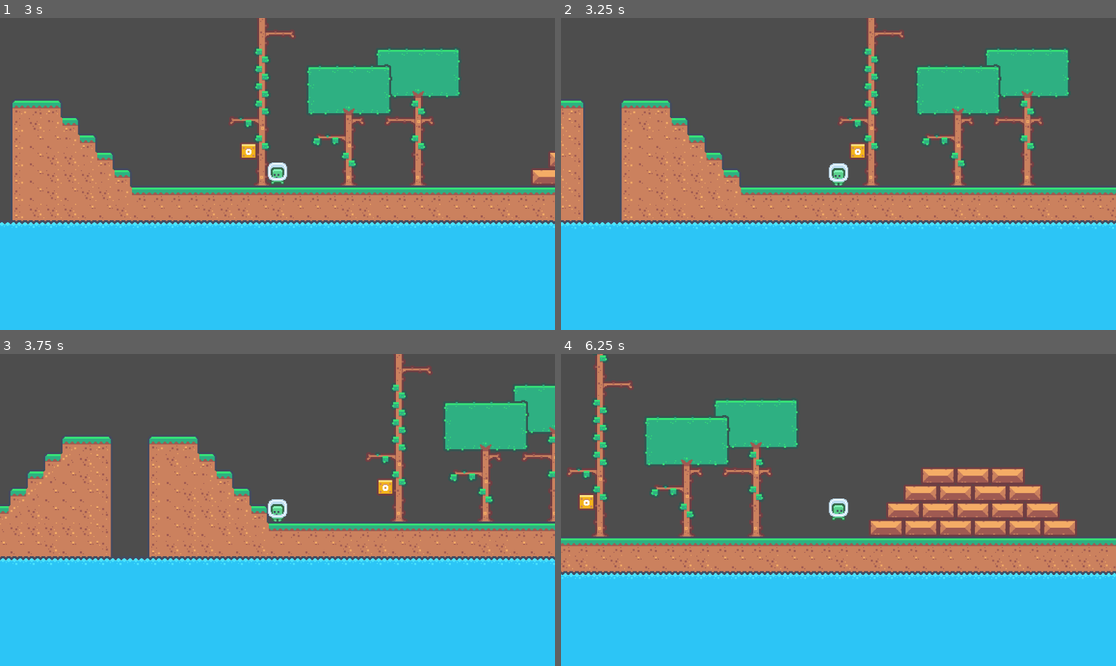
Above: before the commit, frames 1-4 (two rows, left to right).
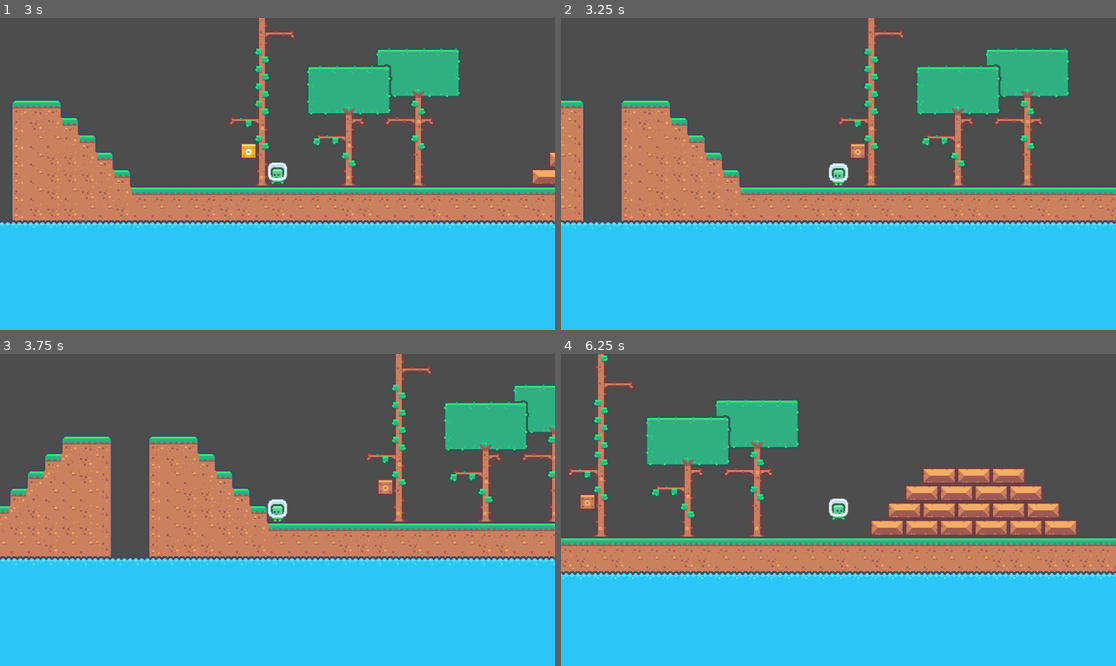
Above: after the commit, the same moments.

Repository: philipheindel/GodotPlatformer
Game: Godot game, scene res://tile_map.tscn
Two runs of this game, one before a commit and one after it. Both use one fixed random seed, a clock stepped at 60 frames per second and the inputs below.
Inputs:
- Up to frame 1 (3 s): tap Enter (ui_accept) at 0.5, 0.77, 1.52 s; hold Right (ui_right) 0.53-2.03 s; hold Left (ui_left) from 2.03 s (still down)
- Up to frame 2 (3.25 s): keep holding Left (ui_left); tap Enter (ui_accept) at 3.02 s
- Up to frame 3 (3.75 s): keep holding Left (ui_left)
- Up to frame 4 (6.25 s): tap Enter (ui_accept) at 3.77, 4.52, 6.02 s; release Left (ui_left) at 4.28 s; hold Right (ui_right) from 4.28 s (still down)

Frame 1 is identical in both runs. In frame 2, 0.1% of the frame differs, in the area x 52-55%, y 40-45%; in frame 3, 0.1%; in frame 4, 3.6%, in the area x 0-100%, y 0-72%.

Commit message:
Started implementing the script backend of the coin_block

Diff:
--- /dev/null
+++ b/entities/coin_block/coin_block.gd
@@ -0,0 +1,13 @@
+extends StaticBody2D
+
+
+@export var popped: bool = false
+
+
+func _on_area_2d_body_entered(body):
+	if popped:
+		return
+	if body.name == "Player":
+		popped = true
+		$AnimatedSprite2D.animation = "popped"
+		# re-implement adding a coin to the current root scene
--- a/entities/coin_block/coin_block.tscn
+++ b/entities/coin_block/coin_block.tscn
@@ -1,5 +1,6 @@
-[gd_scene load_steps=6 format=3 uid="uid://qvq28rkkouix"]
+[gd_scene load_steps=8 format=3 uid="uid://qvq28rkkouix"]
 
+[ext_resource type="Script" path="res://entities/coin_block/coin_block.gd" id="1_62pr2"]
 [ext_resource type="Texture2D" uid="uid://vq1npgur3g83" path="res://assets/level/tilemap_packed_alt.png" id="1_82841"]
 
 [sub_resource type="AtlasTexture" id="AtlasTexture_nbj16"]
@@ -30,12 +31,25 @@
 }]
 
 [sub_resource type="RectangleShape2D" id="RectangleShape2D_npfg7"]
-size = Vector2(16, 16)
+size = Vector2(18, 17)
+
+[sub_resource type="RectangleShape2D" id="RectangleShape2D_46h3k"]
+size = Vector2(12, 4)
 
 [node name="Coin_Block" type="StaticBody2D"]
+script = ExtResource("1_62pr2")
 
 [node name="AnimatedSprite2D" type="AnimatedSprite2D" parent="."]
 sprite_frames = SubResource("SpriteFrames_3dhpc")
 
 [node name="CollisionShape2D" type="CollisionShape2D" parent="."]
+position = Vector2(0, -0.5)
 shape = SubResource("RectangleShape2D_npfg7")
+
+[node name="Area2D" type="Area2D" parent="."]
+
+[node name="CollisionShape2D" type="CollisionShape2D" parent="Area2D"]
+position = Vector2(0, 8)
+shape = SubResource("RectangleShape2D_46h3k")
+
+[connection signal="body_entered" from="Area2D" to="." method="_on_area_2d_body_entered"]
